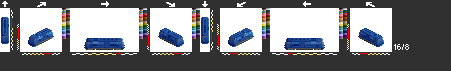
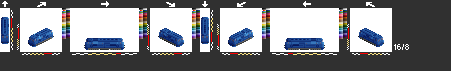
Layered file, before and after one edit (451x71). Changes by layer:
painted on "mz1" over [89, 49, 320, 50]
